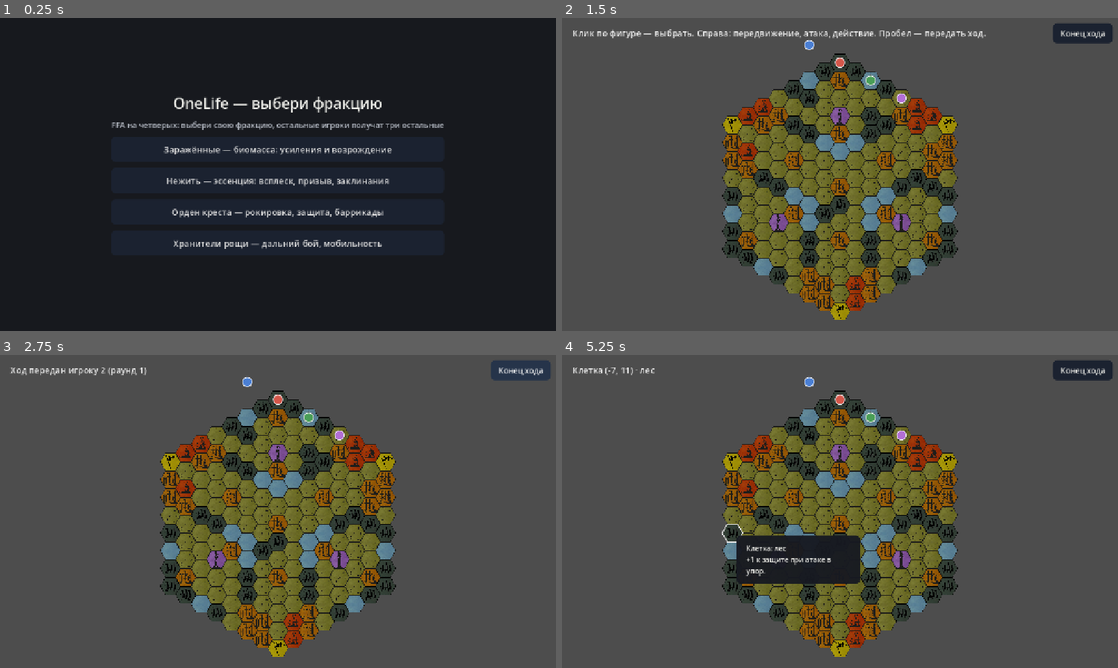
Above: before the commit, frames 1-4 (two rows, left to right).
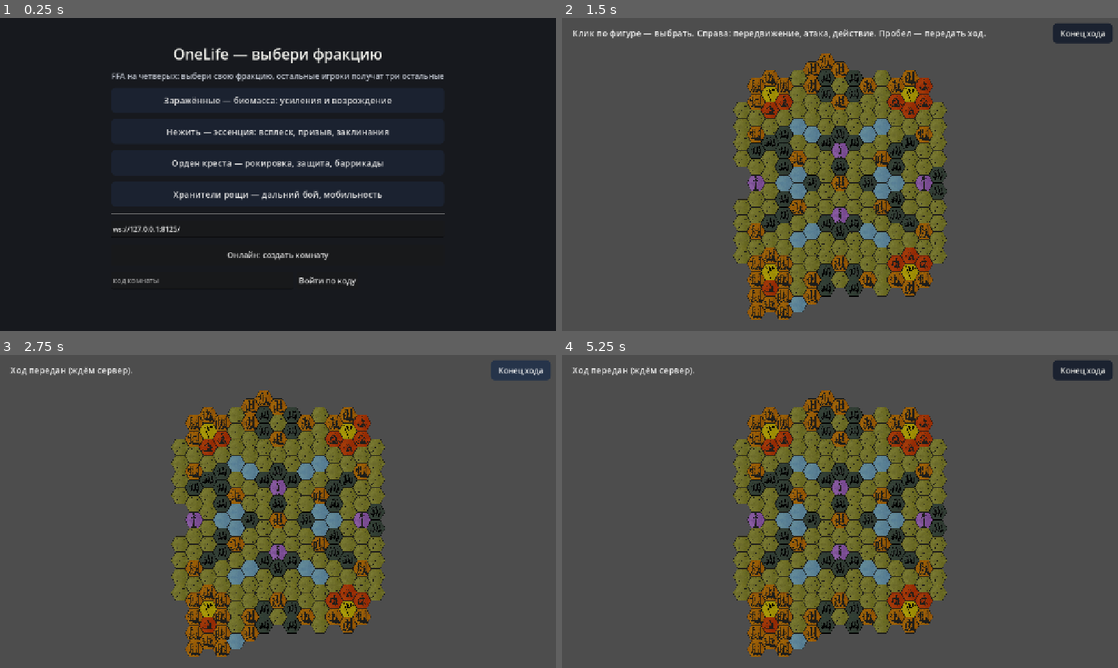
Above: after the commit, the same moments.

Repository: nehudozhn1ktg-ops/OL
Game: Godot game, scene res://scenes/menu.tscn
Two runs of this game, one before a commit and one after it. Both use one fixed random seed, a clock stepped at 60 frames per second and the inputs below.
Inputs (mouse positions are in pixels of both pictures, inside the frame that each line leads up to):
- Up to frame 1 (0.25 s): no input
- Up to frame 2 (1.5 s): click (890, 280) at 0.5 s, where only the run after the commit has a clickable "Войти по коду"; click "Заражённые — биомасса: усилен…" at 1.25 s
- Up to frame 3 (2.75 s): click "Конец хода" at 2 s
- Up to frame 4 (5.25 s): click "Конец хода" at 2.75 s; click "Конец хода" at 3.5 s; tap Enter at 4.25 s; move the mouse to (962, 495) at 4.27 s; tap Space at 4.35, 4.52, 4.82, 5, 5.1 s; click (962, 495) at 4.42 s; move the mouse to (728, 527) at 5.02 s; click (728, 527) at 5.17 s

The runs differ from the first frame. In frame 1, 7.5% of the frame differs, in the area x 20-80%, y 9-86%; in frame 2, 22%; in frame 3, 22%; in frame 4, 23%, in the area x 1-72%, y 4-97%.

Commit message:
NET-001→PLAYTEST: GUI подключён к GameClient (меню онлайн + сетевой hex_grid)

Diff:
--- a/scripts/game_config.gd
+++ b/scripts/game_config.gd
@@ -5,6 +5,12 @@
 ## которую видно и в отладочном снимке (`-- --shot`).
 
 static var factions: Dictionary = {1: "infected", 2: "undead", 3: "people", 4: "elves"}
+
+## Онлайн-режим (NET-001): true — клиент играет по сети, false — локально.
+static var online: bool = false
+static var server_url: String = "ws://127.0.0.1:8125/"
+## Сетевой клиент, созданный в меню и переданный игровой сцене.
+static var client: GameClient = null
 
 
 static func player_count() -> int:
--- a/scripts/hex_grid.gd
+++ b/scripts/hex_grid.gd
@@ -61,10 +61,23 @@
 var faction_ids: Dictionary = {}
 ## Открыта пауза «защитник может ответить биомассой» после объявления атаки.
 var pending_defense: bool = false
+## Сетевой режим (NET-001): клиент и выбранная клетка (без локального Unit).
+var client: GameClient = null
+var _net_selected: Vector2i = Vector2i(-999999, -999999)
 
 
 func _ready() -> void:
 	board = Board.new()
+	if GameConfig.online and GameConfig.client != null:
+		_setup_network()
+	else:
+		_setup_local()
+	_fit_to_view()
+	queue_redraw()
+
+
+## Локальная партия: карта + локальный Game + отряды из меню.
+func _setup_local() -> void:
 	var map_path := MAP_PATH
 	for arg in OS.get_cmdline_user_args():
 		if arg.begins_with("--map="):
@@ -76,8 +89,19 @@
 	game = Game.new()
 	game.setup(board, null, GameConfig.player_count())
 	_place_demo_units()
-	_fit_to_view()
-	queue_redraw()
+
+
+## Онлайн-партия (NET-001): карту рисуем локально, фигуры и ход — с сервера.
+func _setup_network() -> void:
+	board.load_map(MatchSetup.MAP_PATH)
+	client = GameConfig.client
+	set_process(true)
+
+
+func _process(_delta: float) -> void:
+	if client != null:
+		client.poll()
+		queue_redraw()
 
 
 ## Отряды всех игроков из фракционных листов: по шесть фигур к своим флагам.
@@ -213,14 +237,20 @@
 
 	if selected_unit != null and board.has_cell(selected_unit.coord):
 		_draw_outline(selected_unit.coord, COLOR_SELECTED, 3.0)
+	if client != null and board.has_cell(_net_selected):
+		_draw_outline(_net_selected, COLOR_SELECTED, 3.0)
 	if has_hover and board.has_cell(hovered):
 		_draw_outline(hovered, COLOR_HOVER, 2.0)
 	for target in attack_targets:
 		if board.has_cell(target.coord):
 			_draw_outline(target.coord, COLOR_ATTACK, 3.0)
 
-	for unit in game.units:
-		_draw_unit(unit)
+	if client != null:
+		for u in client.state.get("units", []):
+			_draw_network_unit(u)
+	else:
+		for unit in game.units:
+			_draw_unit(unit)
 
 
 func _hex_rect(center: Vector2) -> Rect2:
@@ -243,6 +273,22 @@
 	draw_arc(center, hex_size * 0.46, 0.0, TAU, 24, ring, 2.0, true)
 	if unit.wounded:
 		# отметка раны — косой крест
+		var d: float = hex_size * 0.2
+		draw_line(center - Vector2(d, d), center + Vector2(d, d), Color(1, 1, 1, 0.9), 2.0)
+		draw_line(center + Vector2(d, -d), center - Vector2(d, -d), Color(1, 1, 1, 0.9), 2.0)
+
+
+## Рисует фигуру из серверного state (словарь), а не из локального Unit.
+func _draw_network_unit(u: Dictionary) -> void:
+	var center := hex_to_pixel(Vector2i(int(u["q"]), int(u["r"])))
+	var color: Color = OWNER_COLOR.get(int(u["owner"]), Color.WHITE)
+	if bool(u.get("wounded", false)):
+		color = color.darkened(0.35)
+	draw_circle(center, hex_size * 0.52, Color(0, 0, 0, 0.55))
+	draw_circle(center, hex_size * 0.46, color)
+	var ring := Color("#ff8a4a") if bool(u.get("wounded", false)) else Color(1, 1, 1, 0.85)
+	draw_arc(center, hex_size * 0.46, 0.0, TAU, 24, ring, 2.0, true)
+	if bool(u.get("wounded", false)):
 		var d: float = hex_size * 0.2
 		draw_line(center - Vector2(d, d), center + Vector2(d, d), Color(1, 1, 1, 0.9), 2.0)
 		draw_line(center + Vector2(d, -d), center - Vector2(d, -d), Color(1, 1, 1, 0.9), 2.0)
@@ -359,8 +405,28 @@
 	status.emit(text)
 
 
+## Сетевой клик: выбрать свою фигуру, затем клик по клетке — сходить.
+func _network_click(coord: Vector2i) -> void:
+	for u in client.state.get("units", []):
+		if int(u.get("owner", 0)) == client.seat and int(u["q"]) == coord.x and int(u["r"]) == coord.y:
+			_net_selected = coord
+			status.emit("Фигура выбрана — кликните по клетке, чтобы пойти.")
+			queue_redraw()
+			return
+	if board.has_cell(_net_selected):
+		client.intent("move", {"from": [_net_selected.x, _net_selected.y], "to": [coord.x, coord.y]})
+		_net_selected = Vector2i(-999999, -999999)
+		status.emit("Ход отправлен серверу.")
+		queue_redraw()
+		return
+	status.emit("Клетка (%d, %d) · %s" % [coord.x, coord.y, terrain_name(board.terrain_at(coord))])
+
+
 func _click(coord: Vector2i) -> void:
 	if not board.has_cell(coord):
+		return
+	if client != null:
+		_network_click(coord)
 		return
 
 	var clicked := game.unit_at(coord)
@@ -507,7 +573,9 @@
 			has_hover = false
 			queue_redraw()
 			tile_hovered_changed.emit(hovered, false)
-		var under_cursor: Unit = game.unit_at(coord) if board.has_cell(coord) else null
+		var under_cursor: Unit = null
+		if board.has_cell(coord) and game != null:
+			under_cursor = game.unit_at(coord)
 		if under_cursor != hovered_unit:
 			hovered_unit = under_cursor
 			unit_hovered_changed.emit(under_cursor)
@@ -523,6 +591,12 @@
 
 ## Передать ход: пробел или кнопка «Конец хода» в HUD (на мобильных пробела нет).
 func end_turn() -> void:
+	if client != null:
+		client.intent("end_turn")
+		_net_selected = Vector2i(-999999, -999999)
+		status.emit("Ход передан (ждём сервер).")
+		queue_redraw()
+		return
 	game.end_turn()
 	_clear_selection()
 	status.emit("Ход передан игроку %d (раунд %d)" % [game.current_player, game.round_number])
--- a/scripts/menu.gd
+++ b/scripts/menu.gd
@@ -12,6 +12,12 @@
 
 const COLOR_TEXT := Color(0.94, 0.94, 0.92)
 const COLOR_DIM := Color(0.72, 0.74, 0.78)
+
+var _status_label: Label
+var _client: GameClient = null
+var _mode: String = ""   # "host" | "guest"
+var _join_token: String = ""
+var _sent: bool = false
 
 
 func _ready() -> void:
@@ -74,6 +80,8 @@
 		button.add_theme_stylebox_override("focus", _button_style(Color("#2f4258")))
 		button.pressed.connect(_on_faction_pressed.bind(faction["id"]))
 		column.add_child(button)
+
+	_build_online(column)
 
 
 func _button_style(color: Color) -> StyleBoxFlat:
@@ -105,3 +113,90 @@
 	for i in FACTIONS.size():
 		GameConfig.factions[i + 1] = FACTIONS[(start + i) % FACTIONS.size()]["id"]
 	get_tree().change_scene_to_file.call_deferred("res://scenes/main.tscn")
+
+
+## Онлайн-секция: хост создаёт комнату, гость входит по коду. Пока не пришёл
+## state от сервера (матч не начался), остаёмся в меню.
+func _build_online(column: VBoxContainer) -> void:
+	var sep := HSeparator.new()
+	column.add_child(sep)
+
+	var url_field := LineEdit.new()
+	url_field.text = GameConfig.server_url
+	url_field.placeholder_text = "адрес сервера (ws://...)"
+	url_field.custom_minimum_size = Vector2(560.0, 40.0)
+	column.add_child(url_field)
+
+	var host_btn := Button.new()
+	host_btn.text = "Онлайн: создать комнату"
+	host_btn.custom_minimum_size = Vector2(560.0, 50.0)
+	host_btn.add_theme_font_size_override("font_size", 18)
+	host_btn.pressed.connect(func(): _connect_host(url_field.text))
+	column.add_child(host_btn)
+
+	var join_row := HBoxContainer.new()
+	join_row.add_theme_constant_override("separation", 8)
+	var token_field := LineEdit.new()
+	token_field.placeholder_text = "код комнаты"
+	token_field.custom_minimum_size = Vector2(420.0, 40.0)
+	join_row.add_child(token_field)
+	var join_btn := Button.new()
+	join_btn.text = "Войти по коду"
+	join_btn.custom_minimum_size = Vector2(140.0, 40.0)
+	join_btn.add_theme_font_size_override("font_size", 18)
+	join_btn.pressed.connect(func(): _connect_guest(url_field.text, token_field.text))
+	join_row.add_child(join_btn)
+	column.add_child(join_row)
+
+	_status_label = Label.new()
+	_status_label.text = ""
+	_status_label.add_theme_font_size_override("font_size", 16)
+	_status_label.add_theme_color_override("font_color", COLOR_DIM)
+	_status_label.horizontal_alignment = HORIZONTAL_ALIGNMENT_CENTER
+	column.add_child(_status_label)
+
+
+func _connect_host(url: String) -> void:
+	_client = GameClient.new()
+	GameConfig.client = _client
+	GameConfig.online = true
+	GameConfig.server_url = url
+	_mode = "host"
+	_sent = false
+	_client.connect_to_server(url)
+	set_process(true)
+
+
+func _connect_guest(url: String, token: String) -> void:
+	_client = GameClient.new()
+	GameConfig.client = _client
+	GameConfig.online = true
+	GameConfig.server_url = url
+	_mode = "guest"
+	_join_token = token
+	_sent = false
+	_client.connect_to_server(url)
+	set_process(true)
+
+
+func _process(_delta: float) -> void:
+	if _client == null:
+		return
+	_client.poll()
+	if not _client.connected:
+		_status_label.text = "Подключение к %s..." % GameConfig.server_url
+		return
+	if not _sent:
+		if _mode == "host":
+			_client.create_room()
+			_sent = true
+		elif _mode == "guest":
+			_client.join_room(_join_token)
+			_sent = true
+	var rej := _client.last("rejected")
+	if not rej.is_empty():
+		_status_label.text = "Ошибка: %s" % str(rej.get("reason", ""))
+	elif _client.room_token != "":
+		_status_label.text = "Комната %s — ждём игроков..." % _client.room_token
+	if not _client.state.is_empty():
+		get_tree().change_scene_to_file.call_deferred("res://scenes/main.tscn")
